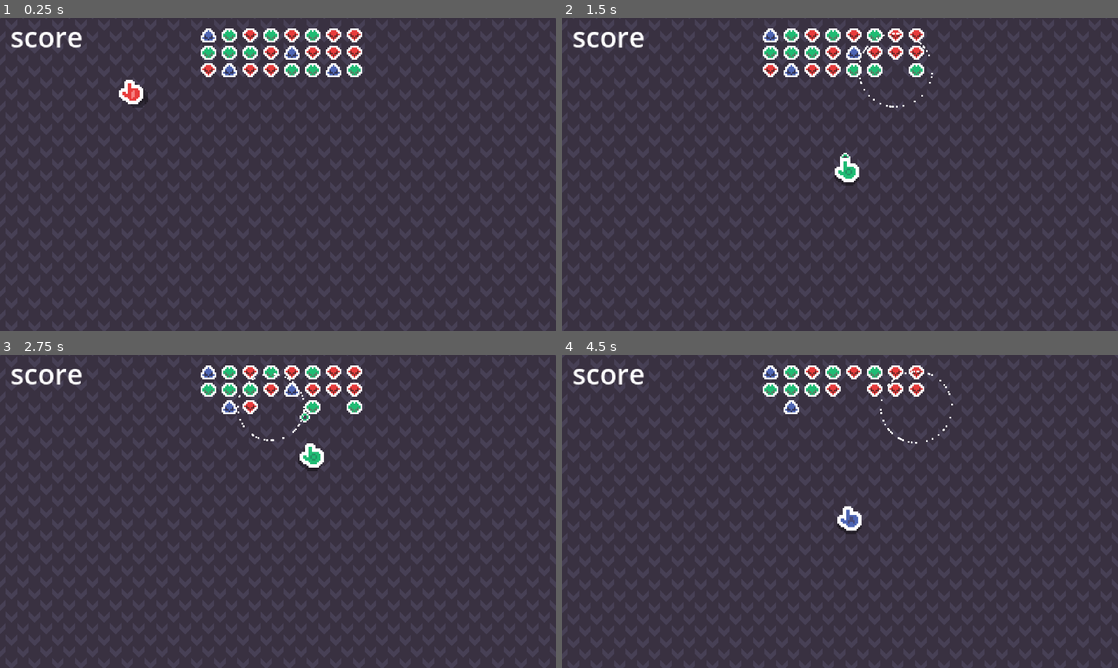
Above: before the commit, frames 1-4 (two rows, left to right).
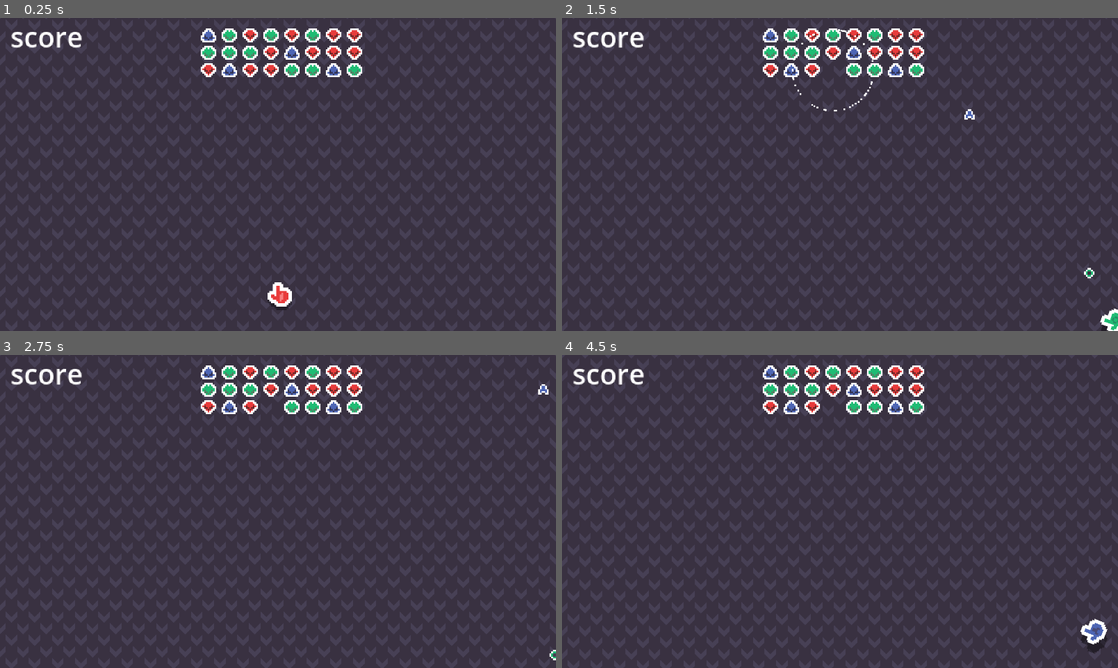
Above: after the commit, the same moments.

Repository: mrbartchak/rgb-game
Game: Godot game, scene res://core/Main.tscn
Same seed, same stepped clock (60 frames per second), same inputs: the game is played once before the commit and once after it.
Inputs (mouse positions are in pixels of both pictures, inside the frame that each line leads up to):
- Up to frame 1 (0.25 s): no input
- Up to frame 2 (1.5 s): tap Enter at 0.5 s; move the mouse to (962, 158) at 0.52 s; hold D (move_right, bound only after the commit) 0.53-1.28 s; tap Space at 0.6, 0.77, 1.07, 1.35 s; move the mouse to (728, 190) at 1.27 s; hold S (move_down, bound only after the commit) from 1.28 s (still down)
- Up to frame 3 (2.75 s): tap Space at 1.52, 1.82, 2.1 s; move the mouse to (333, 442) at 2.02 s; release S (move_down, bound only after the commit) at 2.03 s; hold D (move_right, bound only after the commit) from 2.03 s (still down)
- Up to frame 4 (4.5 s): move the mouse to (812, 574) at 2.77 s; release D (move_right, bound only after the commit) at 2.78 s; hold W (move_up, bound only after the commit) 2.78-3.53 s; tap Space at 2.85, 3.02, 3.32, 3.6, 3.77, 4.07, 4.35 s; move the mouse to (1006, 558) at 3.52 s; hold A (move_left, bound only after the commit) from 3.53 s (still down); move the mouse to (673, 464) at 4.27 s

The runs differ from the first frame. In frame 1, 0.6% of the frame differs, in the area x 21-53%, y 19-94%; in frame 2, 0.9%; in frame 3, 0.8%; in frame 4, 1.4%, in the area x 36-99%, y 4-96%.

Commit message:
polished movement with accel and friction

Diff:
--- a/combat/attacks/data/BlueAttack.tres
+++ b/combat/attacks/data/BlueAttack.tres
@@ -7,5 +7,5 @@
 script = ExtResource("1_sdpg4")
 name = "Blue Attack"
 bullet_stats = ExtResource("1_1h3iv")
-fire_rate = 2.0
+fire_rate = 2.5
 metadata/_custom_type_script = "uid://tj5b1c5v6ew6"
--- a/combat/attacks/data/RedAttack.tres
+++ b/combat/attacks/data/RedAttack.tres
@@ -7,5 +7,5 @@
 script = ExtResource("1_tiree")
 name = "Red Attack"
 bullet_stats = ExtResource("1_bl5sr")
-fire_rate = 1.0
+fire_rate = 2.0
 metadata/_custom_type_script = "uid://tj5b1c5v6ew6"
--- a/core/Main.tscn
+++ b/core/Main.tscn
@@ -19,6 +19,7 @@
 [node name="EnemySpawner" parent="World2D" instance=ExtResource("1_b2jpy")]
 
 [node name="Player" parent="World2D" instance=ExtResource("2_vhp41")]
+position = Vector2(161, 159)
 
 [node name="UI" type="Control" parent="."]
 layout_mode = 3
--- a/player/Player.gd
+++ b/player/Player.gd
@@ -1,21 +1,23 @@
-extends Sprite2D
+extends CharacterBody2D
 
 @export var color_modes: Array[ColorMode]
 var current_mode: ColorMode
 var current_mode_idx: int
 #refactor later
-var movement_speed: float = 2.5
+var movement_speed: float = 200.0
 var is_firing: bool = false
 
 func _ready() -> void:
 	#Input.mouse_mode = Input.MOUSE_MODE_HIDDEN
 	set_color_mode(0)
-	self.texture = current_mode.texture
+	$Skin.texture = current_mode.texture
 	$AttackTimer.wait_time = 1.0 / current_mode.base_attack.fire_rate
 	$AttackTimer.start()
 
 func _physics_process(delta):
-	_use_mouse_based_movement(delta)
+	_handle_movement(delta)
+	_aim_at_cursor()
+	#_use_mouse_based_movement(delta)
 	_handle_shadow()
 
 func _input(event: InputEvent) -> void:
@@ -33,10 +35,32 @@
 func set_color_mode(mode_idx: int) -> void:
 	current_mode_idx = mode_idx
 	current_mode = color_modes.get(mode_idx)
-	self.texture = current_mode.texture
+	$Skin.texture = current_mode.texture
 	$AttackTimer.wait_time = 1.0 / current_mode.base_attack.fire_rate
 
 #---Movement---
+func _handle_movement(delta: float) -> void:
+	var accel: float = 1000.0
+	var friction: float = 1000.0
+	var input_dir: Vector2 = Input.get_vector(
+		"move_left", "move_right", "move_up", "move_down"
+	)
+	if input_dir!= Vector2.ZERO:
+		velocity = velocity.move_toward(
+			input_dir * movement_speed,
+			accel * delta
+		)
+	else:
+		velocity = velocity.move_toward(
+			Vector2.ZERO,
+			friction * delta
+		)
+	move_and_slide()
+
+func _aim_at_cursor() -> void:
+	var dir = get_global_mouse_position() - global_position
+	rotation = dir.angle() + PI / 2
+
 func _use_mouse_based_movement(delta: float) -> void:
 	global_position = global_position.lerp(get_viewport().get_mouse_position(), movement_speed * delta)
 
--- a/player/Player.tscn
+++ b/player/Player.tscn
@@ -7,10 +7,15 @@
 [ext_resource type="Resource" uid="uid://3bbgergmkp14" path="res://combat/chromas/data/GreenColorMode.tres" id="5_khinc"]
 [ext_resource type="Resource" uid="uid://dx3i1a2g23cs4" path="res://combat/chromas/data/BlueColorMode.tres" id="6_bruh7"]
 
-[node name="Player" type="Sprite2D"]
-texture = ExtResource("1_p0vlq")
+[sub_resource type="CircleShape2D" id="CircleShape2D_aqcbf"]
+radius = 4.0
+
+[node name="Player" type="CharacterBody2D"]
 script = ExtResource("2_v6fml")
 color_modes = Array[ExtResource("3_70d11")]([ExtResource("4_cw2d6"), ExtResource("5_khinc"), ExtResource("6_bruh7")])
+
+[node name="Skin" type="Sprite2D" parent="."]
+texture = ExtResource("1_p0vlq")
 
 [node name="Shadow" type="Sprite2D" parent="."]
 modulate = Color(0, 0, 0, 1)
@@ -19,6 +24,10 @@
 position = Vector2(0, 2)
 texture = ExtResource("1_p0vlq")
 
+[node name="Hitbox" type="CollisionShape2D" parent="."]
+position = Vector2(1, 1)
+shape = SubResource("CircleShape2D_aqcbf")
+
 [node name="BulletSpawn" type="Marker2D" parent="."]
 position = Vector2(-1, -7)
 
--- a/project.godot
+++ b/project.godot
@@ -27,6 +27,29 @@
 window/stretch/mode="canvas_items"
 window/stretch/scale_mode="integer"
 
+[input]
+
+move_up={
+"deadzone": 0.2,
+"events": [Object(InputEventKey,"resource_local_to_scene":false,"resource_name":"","device":0,"window_id":0,"alt_pressed":false,"shift_pressed":false,"ctrl_pressed":false,"meta_pressed":false,"pressed":false,"keycode":0,"physical_keycode":87,"key_label":0,"unicode":0,"location":0,"echo":false,"script":null)
+]
+}
+move_down={
+"deadzone": 0.2,
+"events": [Object(InputEventKey,"resource_local_to_scene":false,"resource_name":"","device":0,"window_id":0,"alt_pressed":false,"shift_pressed":false,"ctrl_pressed":false,"meta_pressed":false,"pressed":false,"keycode":0,"physical_keycode":83,"key_label":0,"unicode":0,"location":0,"echo":false,"script":null)
+]
+}
+move_left={
+"deadzone": 0.2,
+"events": [Object(InputEventKey,"resource_local_to_scene":false,"resource_name":"","device":-1,"window_id":0,"alt_pressed":false,"shift_pressed":false,"ctrl_pressed":false,"meta_pressed":false,"pressed":false,"keycode":0,"physical_keycode":65,"key_label":0,"unicode":97,"location":0,"echo":false,"script":null)
+]
+}
+move_right={
+"deadzone": 0.2,
+"events": [Object(InputEventKey,"resource_local_to_scene":false,"resource_name":"","device":-1,"window_id":0,"alt_pressed":false,"shift_pressed":false,"ctrl_pressed":false,"meta_pressed":false,"pressed":false,"keycode":0,"physical_keycode":68,"key_label":0,"unicode":100,"location":0,"echo":false,"script":null)
+]
+}
+
 [layer_names]
 
 2d_physics/layer_1="Player"
Not shown: 1 places in player/Player.tscn that only renumber resources
